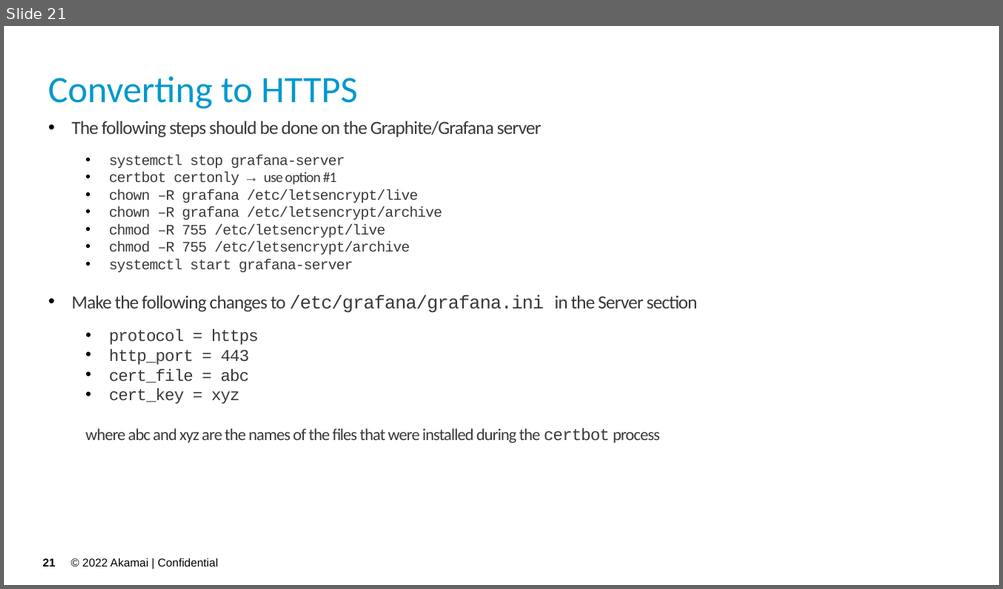
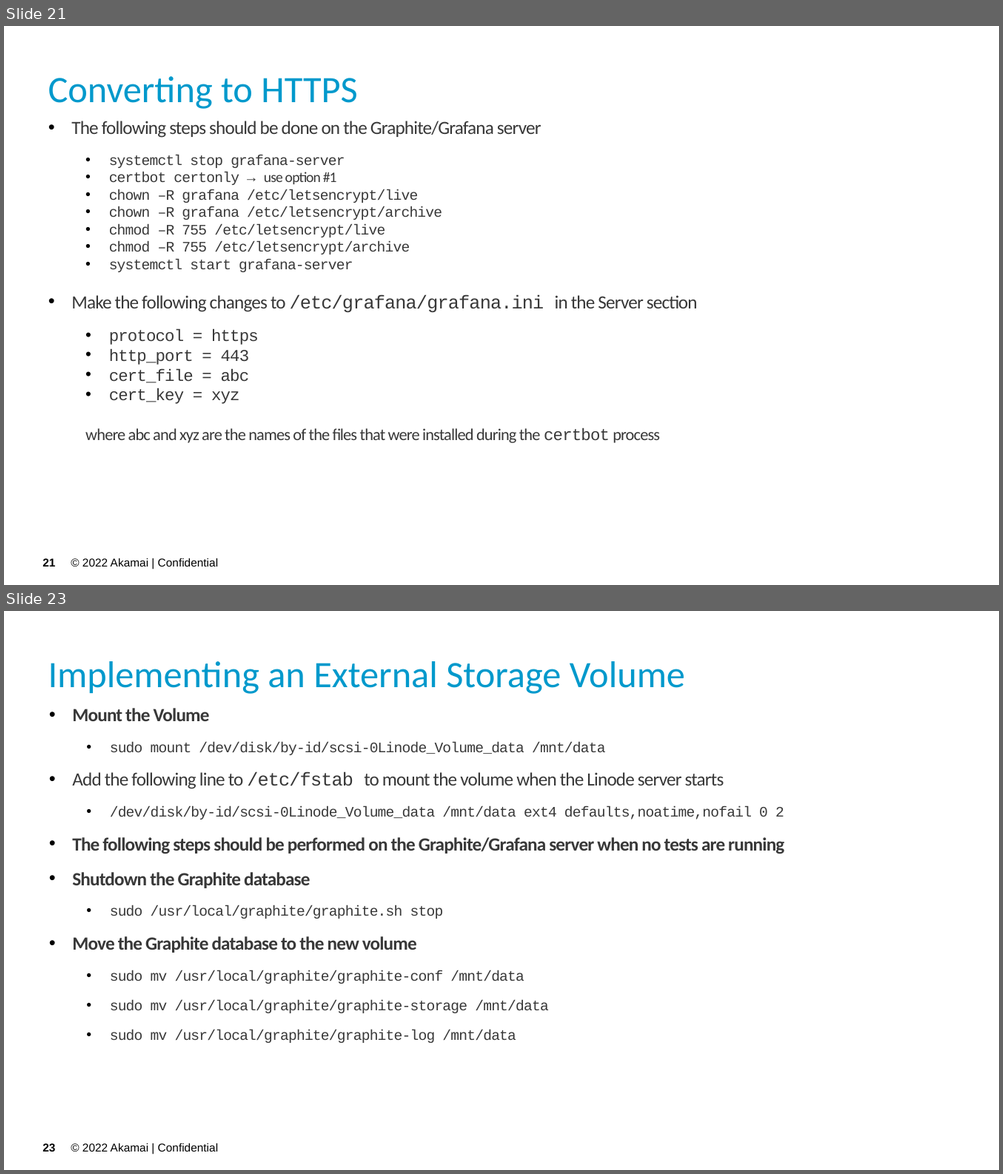
Before and after one commit to akamai-consulting/sitespeed, a slide deck: Info/Guide.pptx. Shown one above the other, each under a label of ours: slide 21 before the commit, slides 21 and 23 after it; the slides between them are not shown. The pictures are 1003x589 and 1003x1174 pixels, drawn with LibreOffice and Linux fonts; fonts in the diff are those of the drawing; background and template pictures are left out. Boxes give left, top, right and bottom in pixels: in the first picture for what was removed or moved away, otherwise in the second. Text is boxed around its words. In the diff, an @@ line names an element or a change of style, - is before the commit and + after.

Commit message:
Instructions for using external volume

```diff
--- a/Info/Guide.pptx
+++ b/Info/Guide.pptx
@@ slide 23 added at (4,611,999,1170), background picture (left out); not listed: 2 template elements that a slide beside it also shows @@
@@ title added at (48,661,685,694), 36 pt, text #0099CC @@
+Implementing an External Storage Volume
@@ text added at (72,708,784,1043), 14 pt, text #383838 @@
+• Mount the Volume
+  • sudo mount /dev/disk/by-id/scsi-0Linode_Volume_data /mnt/data
+• Add the following line to /etc/fstab to mount the volume when the Linode server starts
+  • /dev/disk/by-id/scsi-0Linode_Volume_data /mnt/data ext4 defaults,noatime,nofail 0 2
+• The following steps should be performed on the Graphite/Grafana server when no tests are running
+• Shutdown the Graphite database
+  • sudo /usr/local/graphite/graphite.sh stop
+• Move the Graphite database to the new volume
+  • sudo mv /usr/local/graphite/graphite-conf /mnt/data
+  • sudo mv /usr/local/graphite/graphite-storage /mnt/data
+  • sudo mv /usr/local/graphite/graphite-log /mnt/data
```
Also in this commit, not shown: 1 slide changed, 3 other slides added, 1 other file.
